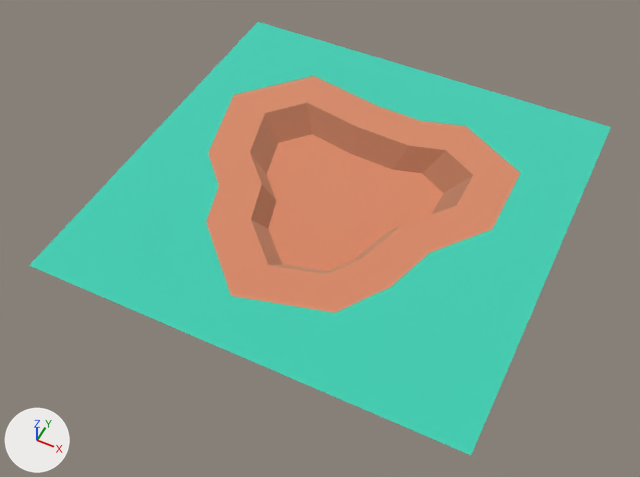
The glTF model island-race/import/kenney-nature-kit/ground_pathTile.glb as it was, and as the next commit left it.
Both versions are drawn from a camera (50 mm lens) standing at (0.603, -1.316, 1.404) and looking at (-0.013, -0.083, -0.137). Arrows for +X, +Y and +Z are at lower left; the lights stay in place. The first picture is the older version. Where no turn or scale is listed for an object, it has been applied to the vertices. Vertices at exactly the same position are counted once.

Objects in the first picture: 'ground_pathTile'.
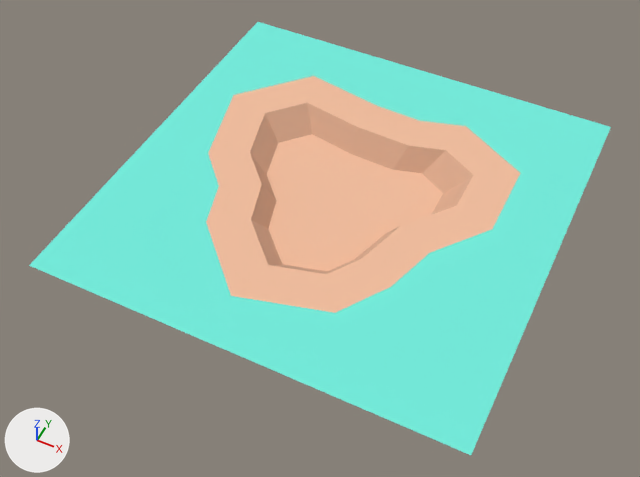
Boxes [x1, y1, x2, y2] around the edits, measured in the pictures (640 x 477 px):
'ground_pathTile', recoloured, surface changed (lighter): [29, 22, 611, 455] in both
part 1 of me_mesh_ground_pathtile, recoloured: [29, 22, 611, 455] in both
part 2 of me_mesh_ground_pathtile, recoloured (lighter): [206, 76, 520, 313] in both
part 3 of me_mesh_ground_pathtile, recoloured (lighter): [250, 103, 473, 274] in both
part 4 of me_mesh_ground_pathtile, surface changed (lighter): [29, 22, 611, 455] in both

The change, as a list of edits to the scene's bpy script:
```text
Add img_image_0:
    img_image_0 = load_image('Image_0', '_unpacked/Image_0', 16, 16, 'sRGB')
Add mat_palette:
    mat_palette = principled_material('palette')
    mat_palette.texture = img_image_0
    mat_palette.roughness = 1.0
Change me_mesh_ground_pathtile:
    where me_mesh_ground_pathtile.from_pydata(...)  # 46 vertices, 86 faces; spans x -0.5..0.5, y -0.5..0.5, z -0.05..0.0
    used by ob_ground_pathtile; location = (0.0, 0.0, -0.05)
    me_mesh_ground_pathtile part 1: all 18 faces that had it switch from mat_grass (cyan #73eddd) to mat_palette (picture img_image_0)
    me_mesh_ground_pathtile part 2: all 40 faces that had it switch from mat_dirt (beige #f2be9e) to mat_palette (picture img_image_0)
    me_mesh_ground_pathtile part 3: all 28 faces that had it switch from mat_dirtdark (beige #dbab8e) to mat_palette (picture img_image_0)
    me_mesh_ground_pathtile part 4: texture (UV) coordinates of 86 of 86 faces, centred in x -0.447..0.45, y -0.459..0.451, z -0.05..0.0, changed; they spanned u -19.69..19.69, v -19.69..19.69 and now span u 0.25..0.75, v 0.25..0.75
Remove ob_tmpparent:
    ob_tmpparent = bpy.data.objects.new('tmpParent', None)
    ob_tmpparent.location = (0.0, 0.0, 0.0)
```
